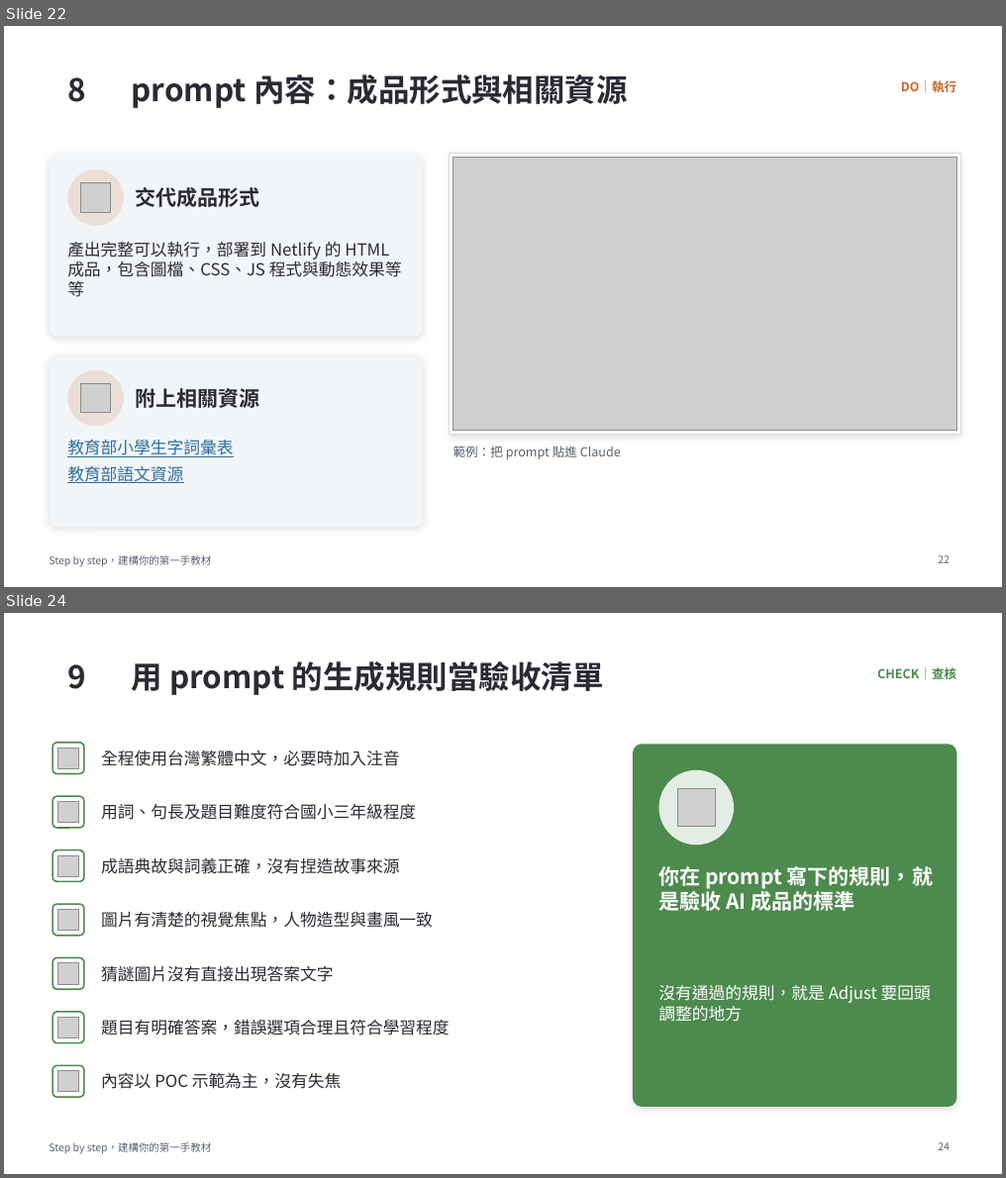
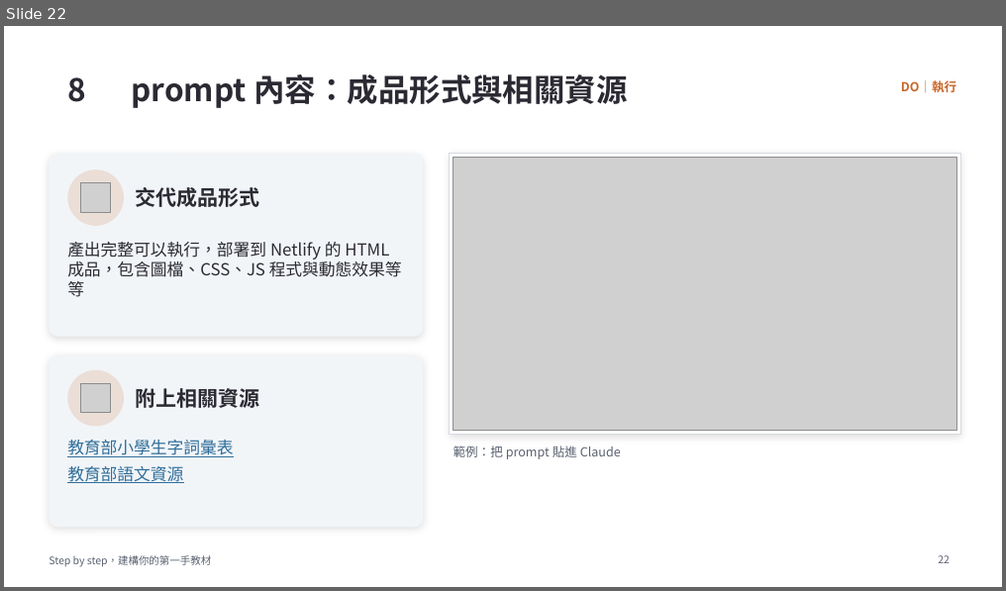
Before and after one commit to MattAtAIEra/NTTU2026-step-by-step, a slide deck: doc/Step-by-Step_建構你的第一手教材_PDCA.pptx. Shown one above the other, each under a label of ours: slides 22 and 24 before the commit, slide 22 after it; the slides between them are not shown. The pictures are 1006x1178 and 1006x591 pixels, drawn with LibreOffice and Linux fonts; fonts in the diff are those of the drawing; grey boxes stand for pictures; background and template pictures are left out. Boxes give left, top, right and bottom in pixels: in the first picture for what was removed or moved away, otherwise in the second. Text is boxed around its words. In the diff, an @@ line names an element or a change of style, - is before the commit and + after.

```diff
--- a/doc/Step-by-Step_建構你的第一手教材_PDCA.pptx
+++ b/doc/Step-by-Step_建構你的第一手教材_PDCA.pptx
@@ slide 24 removed at <box>4,613,1002,1174</box>, background #FFFFFF; not listed: 1 template element that a slide beside it also shows @@
@@ text removed at <box>67,664,86,689</box> @@
-9
@@ title removed at <box>132,662,604,695</box> @@
-用 prompt 的生成規則當驗收清單
@@ text removed at <box>877,667,956,680</box> @@
-CHECK｜查核
@@ rounded rectangle removed at <box>53,743,84,774</box> @@
@@ picture removed at <box>57,748,79,768</box> @@
@@ text removed at <box>101,751,399,766</box> @@
-全程使用台灣繁體中文，必要時加入注音
@@ rounded rectangle removed at <box>633,744,957,1107</box> @@
@@ ellipse removed at <box>659,770,734,845</box> @@
@@ picture removed at <box>678,789,715,827</box> @@
@@ rounded rectangle removed at <box>53,796,84,828</box> @@
@@ picture removed at <box>57,802,79,823</box> @@
@@ text removed at <box>101,804,416,820</box> @@
-用詞、句長及題目難度符合國小三年級程度
@@ rounded rectangle removed at <box>53,851,84,881</box> @@
@@ picture removed at <box>57,856,79,876</box> @@
@@ text removed at <box>101,859,399,874</box> @@
-成語典故與詞義正確，沒有捏造故事來源
@@ text removed at <box>658,866,933,911</box> @@
-你在 prompt 寫下的規則，就是驗收 AI 成品的標準
@@ rounded rectangle removed at <box>53,904,84,936</box> @@
@@ picture removed at <box>57,909,79,931</box> @@
@@ text removed at <box>101,912,433,928</box> @@
-圖片有清楚的視覺焦點，人物造型與畫風一致
@@ rounded rectangle removed at <box>53,959,84,989</box> @@
@@ picture removed at <box>57,963,79,984</box> @@
@@ text removed at <box>101,966,333,982</box> @@
-猜謎圖片沒有直接出現答案文字
@@ text removed at <box>658,985,931,1021</box> @@
-沒有通過的規則，就是 Adjust 要回頭調整的地方
@@ rounded rectangle removed at <box>53,1012,84,1044</box> @@
@@ picture removed at <box>57,1017,79,1039</box> @@
@@ text removed at <box>101,1020,450,1036</box> @@
-題目有明確答案，錯誤選項合理且符合學習程度
@@ rounded rectangle removed at <box>53,1065,84,1097</box> @@
@@ picture removed at <box>57,1071,79,1092</box> @@
@@ text removed at <box>101,1073,342,1089</box> @@
-內容以 POC 示範為主，沒有失焦
@@ page number removed at <box>938,1143,949,1151</box> @@
-24
```
Also in this commit, not shown: 8 slides changed, 8 slides added, 1 other slide removed.
